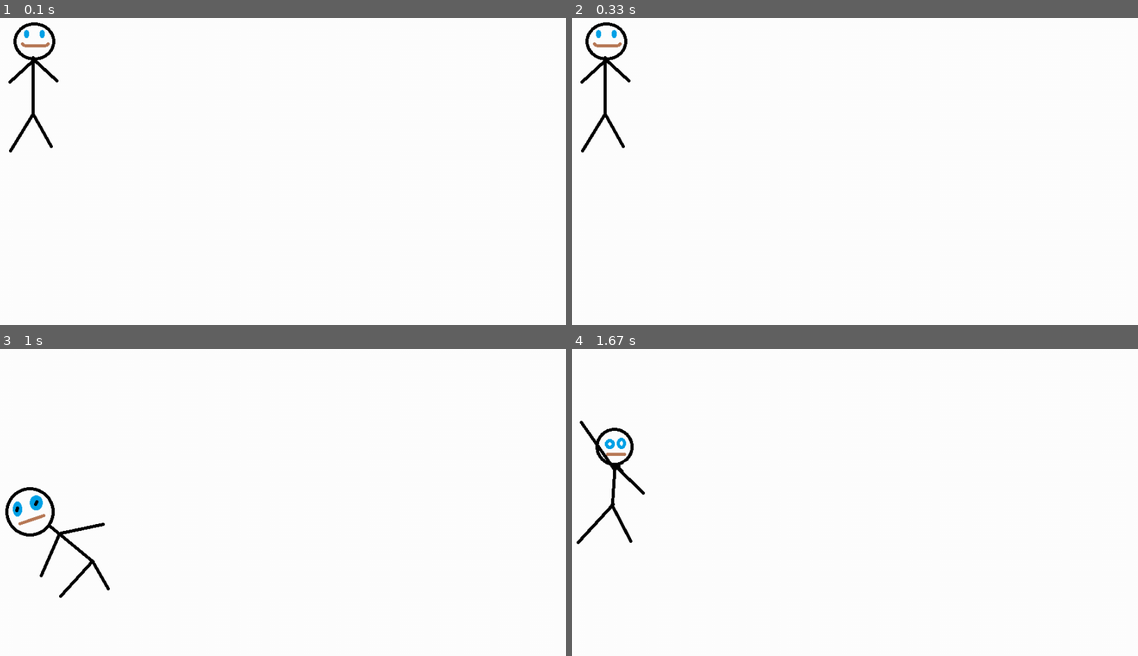
Above: before the commit, frames 1-4 (two rows, left to right).
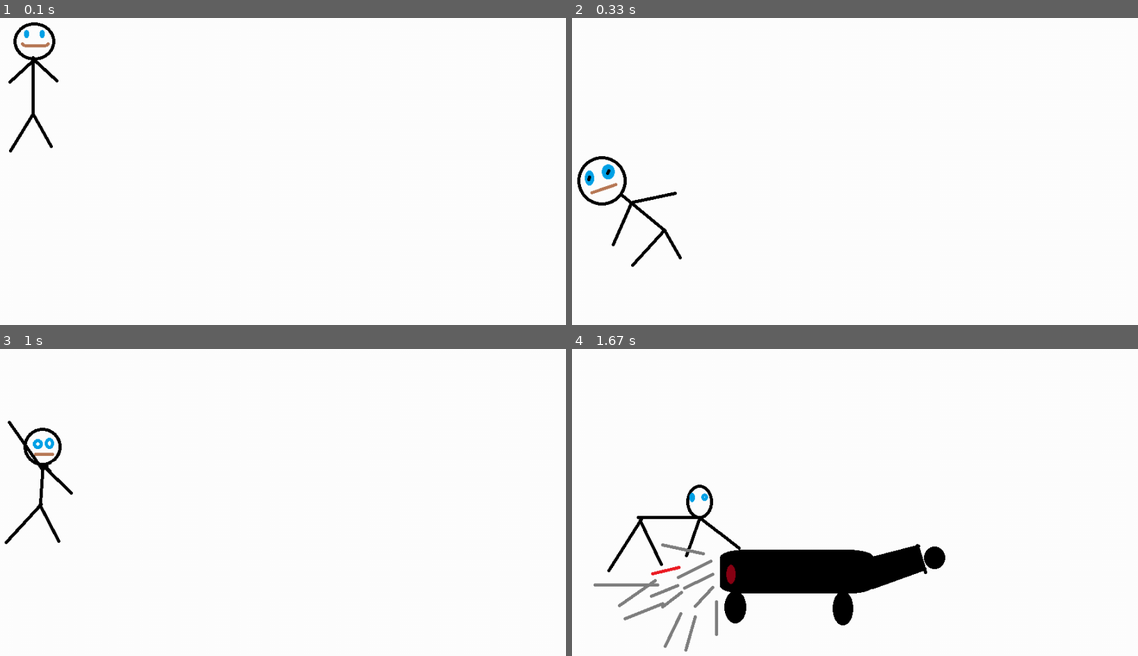
Above: after the commit, the same moments.

Repository: latuszek-piotr/gimnazjum-pygame
Game: pygame game, started from ludzik.py
Same seed, same stepped clock (60 frames per second), same inputs: the game is played once before the commit and once after it. The source is Python 2; it was converted automatically to run under Python 3.
Inputs:
- Up to frame 1 (0.1 s): no input
- Up to frame 2 (0.33 s): no input
- Up to frame 3 (1 s): no input
- Up to frame 4 (1.67 s): no input

Frame 1 is identical in both runs. In frame 2, 1.8% of the frame differs, in the area x 0-20%, y 1-82%; in frame 3, 1.7%; in frame 4, 8.2%, in the area x 0-66%, y 23-99%.

Commit message:
Animacja aramty iludzika

Diff:
--- a/ludzik.py
+++ b/ludzik.py
@@ -16,12 +16,12 @@
 screen = pygame.display.get_surface()
 pygame.display.flip()
 
-for numer_ludzika in range(5):
+for numer_ludzika in range(7):
     nazwa_pliku = 'grafika/ludzik%s.png' % (numer_ludzika+1)
     grafika_ludzik = pygame.image.load(nazwa_pliku)
     screen.blit(grafika_ludzik, (0,0))
     pygame.display.flip()
-    time.sleep(0.5)
+    time.sleep(0.25)
 
 def input(events):
     for event in events:
Binary file added: grafika/ludzik6.png
Binary file added: grafika/ludzik7.png
